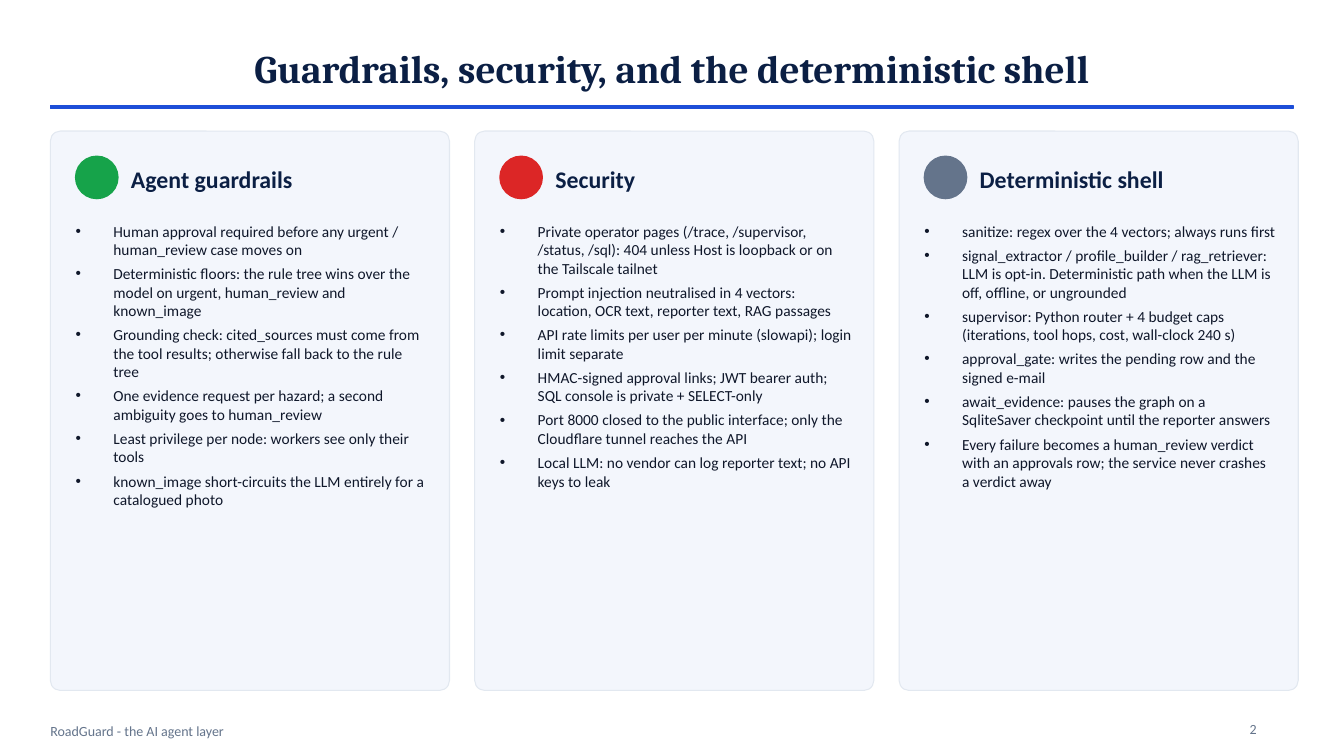
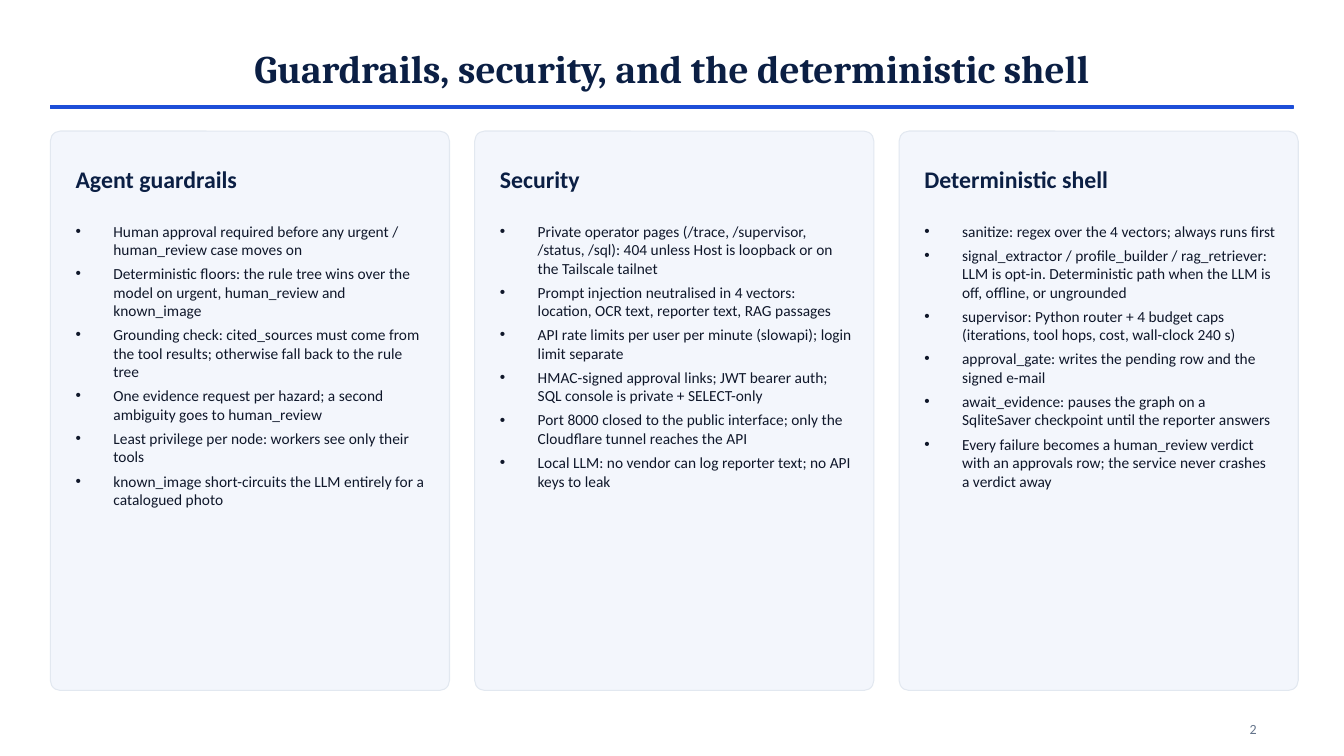
Before and after one commit to orarr2/RoadGuard, a slide deck: slide 2 of docs/team-meeting/agents-presentation-2026-10-24.pptx. Drawn at 1344x756 pixels with LibreOffice and Linux fonts; fonts in the diff are those of the drawing. Boxes give left, top, right and bottom in pixels: in the first picture for what was removed or moved away, otherwise in the second. Text is boxed around its words. In the diff, an @@ line names an element or a change of style, - is before the commit and + after.

Commit message:
Deck: drop the footer text and the small colored dots beside headings

```diff
--- a/docs/team-meeting/agents-presentation-2026-10-24.pptx
+++ b/docs/team-meeting/agents-presentation-2026-10-24.pptx
@@ text "Agent guardrails": place and size @@
-text "Agent guardrails" at bbox=[131, 171, 293, 192]
+text "Agent guardrails" at bbox=[76, 171, 237, 192]
@@ ellipse removed at bbox=[76, 156, 118, 199] @@
@@ text "Security": place and size @@
-text "Security" at bbox=[555, 171, 635, 192]
+text "Security" at bbox=[500, 171, 580, 192]
@@ ellipse removed at bbox=[500, 156, 542, 199] @@
@@ text "Deterministic shell": place and size @@
-text "Deterministic shell" at bbox=[980, 171, 1164, 188]
+text "Deterministic shell" at bbox=[924, 171, 1108, 188]
@@ ellipse removed at bbox=[925, 156, 967, 199] @@
@@ text removed at bbox=[50, 726, 224, 739] @@
-RoadGuard - the AI agent layer
```
Also in this commit, not shown: 5 other slides changed.
